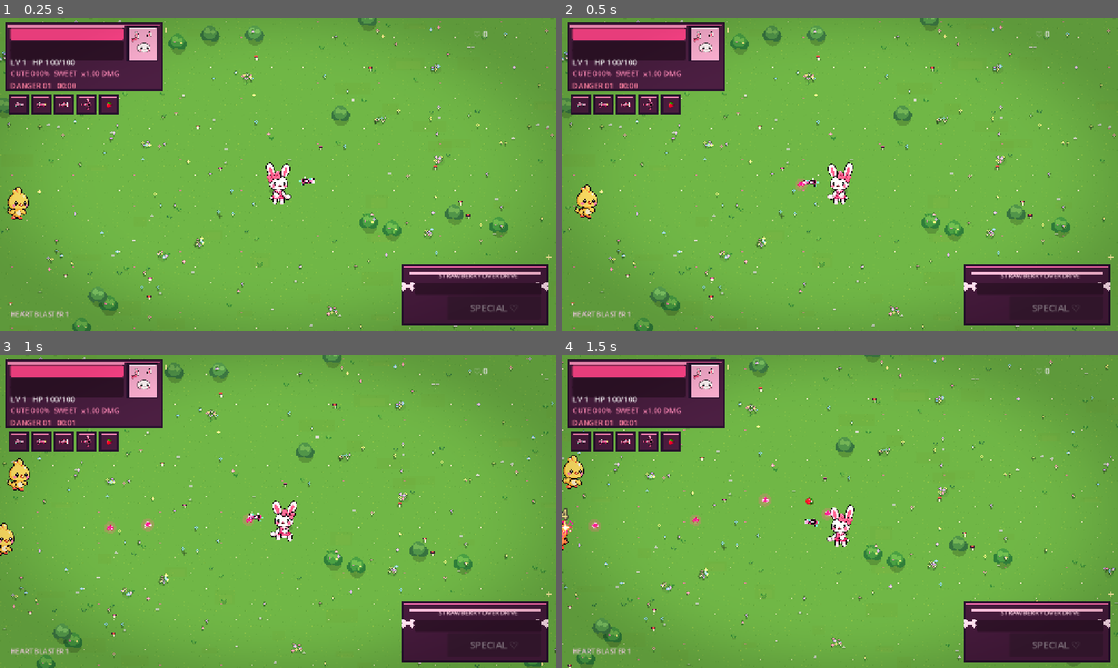
Above: before the commit, frames 1-4 (two rows, left to right).
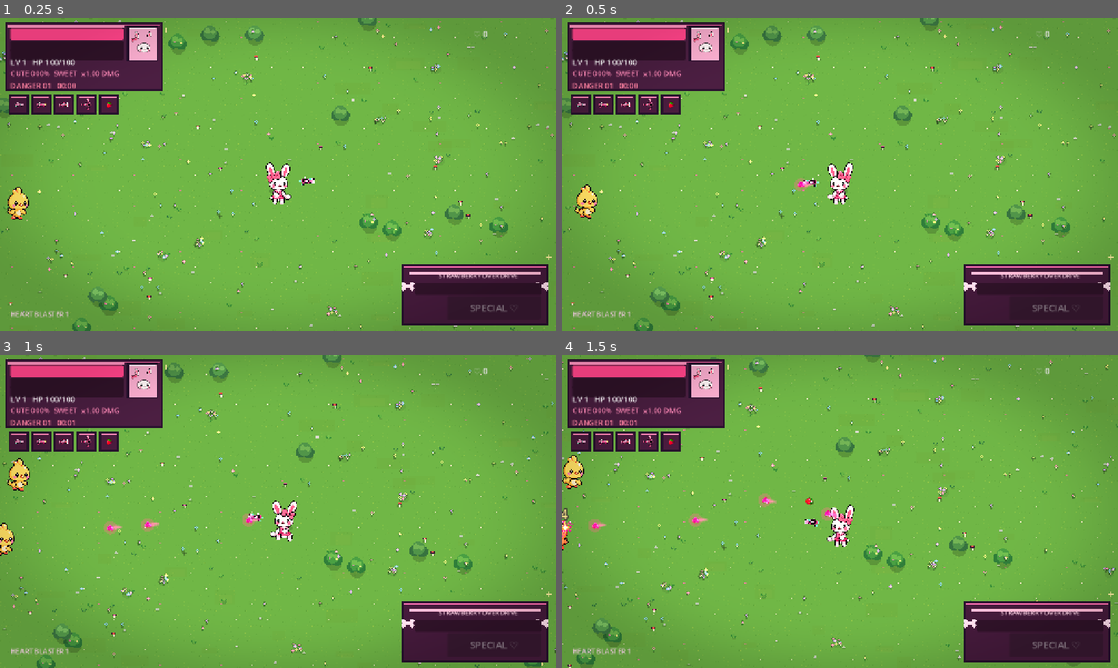
Above: after the commit, the same moments.

Repository: ramonsamagaio/cutecuterampage
Game: Godot game, scene res://scenes/Main.tscn
Same seed, same stepped clock (60 frames per second), same inputs: the game is played once before the commit and once after it.
Inputs (mouse positions are in pixels of both pictures, inside the frame that each line leads up to):
- Up to frame 1 (0.25 s): no input
- Up to frame 2 (0.5 s): no input
- Up to frame 3 (1 s): tap Enter at 0.5 s; move the mouse to (400, 495) at 0.52 s; hold Right (ui_right) from 0.53 s (still down); tap Shift at 0.6 s; tap Space at 0.77 s
- Up to frame 4 (1.5 s): move the mouse to (728, 527) at 1.27 s; release Right (ui_right) at 1.28 s; hold Down (ui_down) from 1.28 s (still down); tap Z at 1.35 s

Frame 1 is identical in both runs. In frame 2, less than 0.1% of the frame differs, in the area x 41-46%, y 51-55%; in frame 3, 0.1%; in frame 4, 0.2%, in the area x 0-50%, y 45-58%.

Commit message:
perf: spatial projectile collisions and cheaper projectile visuals

Diff:
--- a/scripts/combat/projectile.gd
+++ b/scripts/combat/projectile.gd
@@ -8,8 +8,8 @@
 var critical: bool = false
 var pierce_remaining: int = 0
 var _hit_ids: Dictionary[int, bool] = {}
-var art: CutoutArtPart
-var _pulse_phase: float = 0.0
+var _art: Sprite2D
+var _game_node: Node
 
 func configure(origin: Vector2, direction: Vector2, amount: float, kind: String = "heart", pierce: int = 0, speed: float = 390.0) -> void:
 	global_position = origin
@@ -20,40 +20,54 @@
 	critical = randf() < (0.13 if projectile_kind == "heartstorm" else 0.08)
 	life = 1.9 if projectile_kind == "heartstorm" else 1.5
 	rotation = direction.angle()
-	_pulse_phase = randf() * TAU
+	_game_node = get_tree().get_first_node_in_group("game")
 	_build_visual()
 	queue_redraw()
 
 func _build_visual() -> void:
-	if art != null and is_instance_valid(art):
-		art.queue_free()
-	art = CutoutArtPart.new()
-	art.name = "ProjectileArt"
+	_art = Sprite2D.new()
+	_art.name = "ProjectileArt"
+	_art.centered = true
+	_art.texture_filter = CanvasItem.TEXTURE_FILTER_LINEAR
+	var path: String = "res://assets/fx/CoracaoRosaCheio.png"
+	var size_px: Vector2i = Vector2i(22, 22)
 	match projectile_kind:
-		"heartstorm": art.configure("res://assets/fx/CoracaoAlado.png", Vector2(23, 23), Vector2(0.5, 0.5))
-		"star": art.configure("res://assets/fx/Estrela.png", Vector2(17, 17), Vector2(0.5, 0.5))
-		"candy": art.configure("res://assets/fx/MorangoHaf.png", Vector2(16, 16), Vector2(0.5, 0.5))
-		_: art.configure("res://assets/fx/CoracaoRosaCheio.png", Vector2(19, 19), Vector2(0.5, 0.5))
-	add_child(art)
+		"heartstorm":
+			path = "res://assets/fx/CoracaoAlado.png"
+			size_px = Vector2i(29, 29)
+		"star":
+			path = "res://assets/fx/Estrela.png"
+			size_px = Vector2i(21, 21)
+		"candy":
+			path = "res://assets/fx/MorangoHaf.png"
+			size_px = Vector2i(20, 20)
+	_art.texture = CutoutArtPart.make_small_texture(path, size_px)
+	_art.modulate = Color(1.32, 0.98, 1.18, 1.0) if projectile_kind != "star" else Color(1.30, 1.22, 0.82, 1.0)
+	add_child(_art)
 	z_index = 18
 
 func _process(delta: float) -> void:
 	position += velocity * delta
 	life -= delta
-	_pulse_phase = fmod(_pulse_phase + delta * 12.0, TAU)
-	var pulse: float = 1.0 + sin(_pulse_phase) * 0.055
-	scale = Vector2.ONE * pulse
 	if life <= 0.0:
 		queue_free()
 		return
-	for enemy_node: Node in get_tree().get_nodes_in_group("enemy"):
-		var enemy: Node2D = enemy_node as Node2D
+	if _game_node == null or not is_instance_valid(_game_node):
+		_game_node = get_tree().get_first_node_in_group("game")
+	if _game_node == null:
+		return
+	var hit_radius: float = 25.0 if projectile_kind == "heartstorm" else 19.0
+	var candidate_value: Variant = _game_node.call("get_enemies_near", global_position, hit_radius + 12.0)
+	if not (candidate_value is Array):
+		return
+	var candidates: Array = candidate_value as Array
+	for entry: Variant in candidates:
+		var enemy: Node2D = entry as Node2D
 		if enemy == null or not is_instance_valid(enemy):
 			continue
 		var id: int = enemy.get_instance_id()
 		if _hit_ids.has(id):
 			continue
-		var hit_radius: float = 25.0 if projectile_kind == "heartstorm" else 19.0
 		if global_position.distance_squared_to(enemy.global_position) <= hit_radius * hit_radius:
 			_hit_ids[id] = true
 			enemy.call("take_damage", damage * (1.75 if critical else 1.0), velocity.normalized(), critical)
@@ -66,16 +80,17 @@
 				return
 
 func _draw() -> void:
-	var radius: float = 13.0
-	if projectile_kind == "heartstorm":
-		radius = 17.0
-	elif projectile_kind == "star":
-		radius = 12.0
-	draw_circle(Vector2.ZERO, radius, Color(1.55, 0.18, 0.78, 0.12))
-	draw_circle(Vector2.ZERO, radius * 0.55, Color(1.45, 0.72, 1.0, 0.10))
+	var glow: Color = Color(1.55, 0.22, 0.82, 0.15)
+	var trail: Color = Color(1.45, 0.52, 1.0, 0.34)
+	if projectile_kind == "star":
+		glow = Color(1.55, 1.20, 0.32, 0.15)
+		trail = Color(1.50, 1.05, 0.32, 0.34)
+	var radius: float = 14.0 if projectile_kind != "heartstorm" else 18.0
+	draw_circle(Vector2.ZERO, radius, glow)
+	draw_line(Vector2(-23, 0), Vector2(-7, 0), trail, 4.0, true)
+	draw_line(Vector2(-18, 0), Vector2(-6, 0), Color(trail.r, trail.g, trail.b, 0.16), 8.0, true)
 
 func _spawn_hit_fx() -> void:
-	var game_node: Node = get_tree().get_first_node_in_group("game")
-	if game_node == null:
+	if _game_node == null:
 		return
-	game_node.call("spawn_cute_fx", global_position, "crit" if critical else "impact", velocity.normalized(), 1.35 if critical else 1.12)
+	_game_node.call("spawn_cute_fx", global_position, "crit" if critical else "impact", velocity.normalized(), 1.22 if critical else 1.02)
